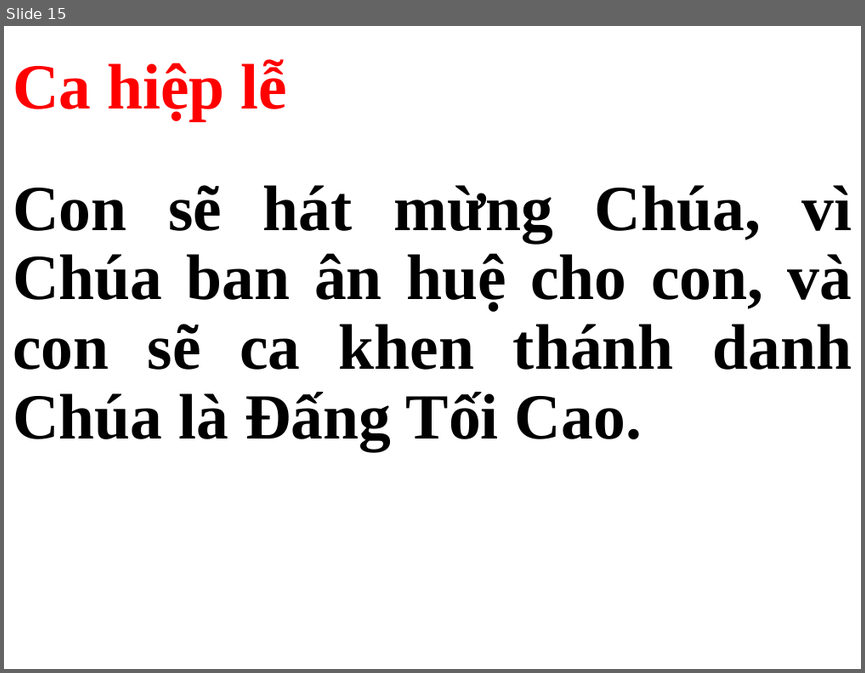
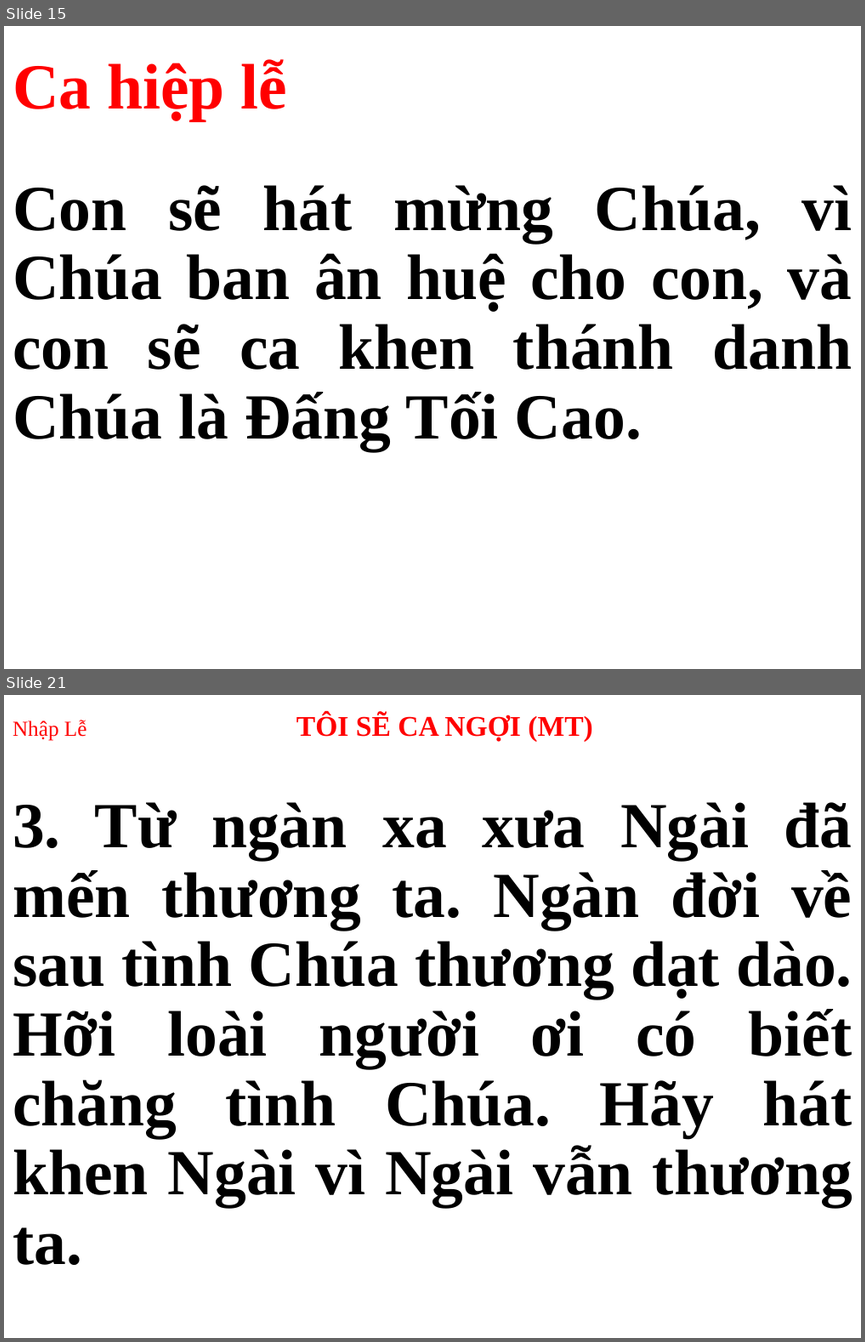
Before and after one commit to webfullstack99/usb-songs, a slide deck: Thứ 3.pptx. Shown one above the other, each under a label of ours: slide 15 before the commit, slides 15 and 21 after it; the slides between them are not shown. The pictures are 865x673 and 865x1342 pixels, drawn with LibreOffice and Linux fonts; fonts in the diff are those of the drawing. Boxes give left, top, right and bottom in pixels: in the first picture for what was removed or moved away, otherwise in the second. Text is boxed around its words. In the diff, an @@ line names an element or a change of style, - is before the commit and + after.

```diff
--- a/Thứ 3.pptx
+++ b/Thứ 3.pptx
@@ slide 21 added at (4, 695, 861, 1338), background #FFFFFF @@
@@ title added at (12, 713, 592, 741), 24 pt, text #FF0000, bold @@
+Nhập Lễ TÔI SẼ CA NGỢI (MT)
@@ subtitle added at (12, 802, 852, 1265), 54 pt, text #000000, bold @@
+3. Từ ngàn xa xưa Ngài đã mến thương ta. Ngàn đời về sau tình Chúa thương dạt dào. Hỡi loài người ơi có biết chăng tình Chúa. Hãy hát khen Ngài vì Ngài vẫn thương ta.
```
Also in this commit, not shown: 2 slides changed, 14 other slides added, 15 slides removed.
